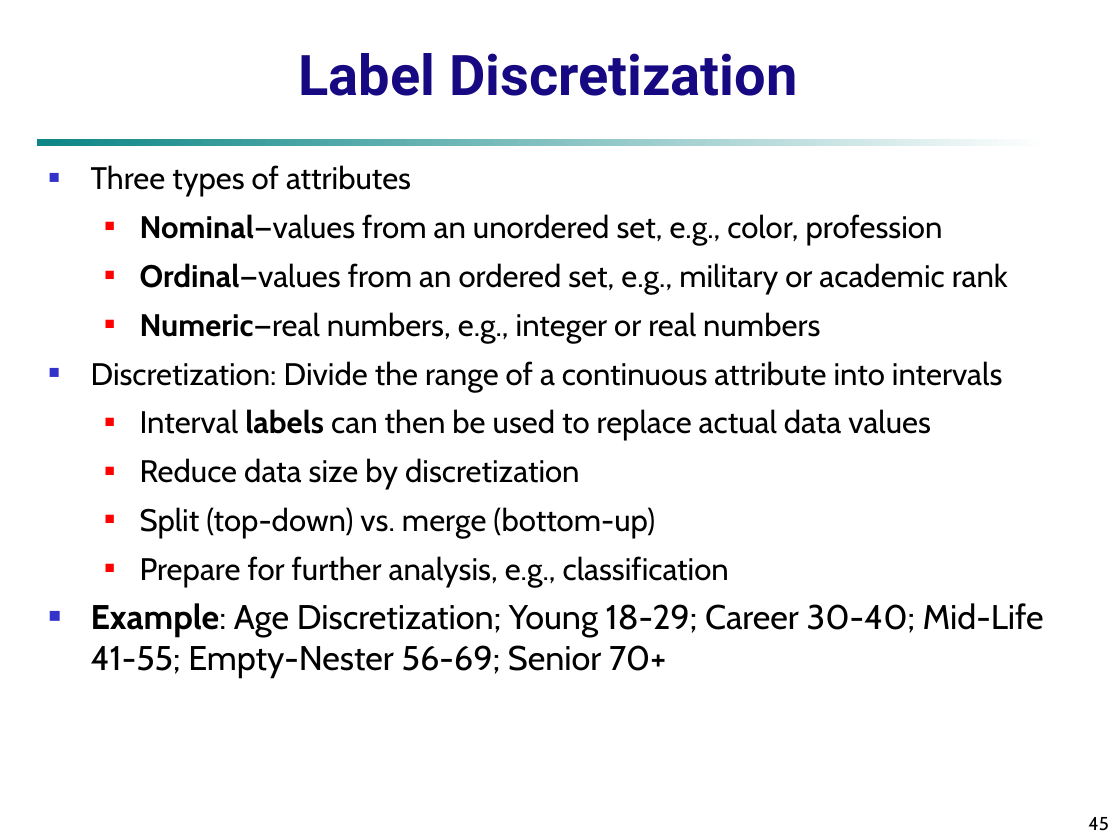
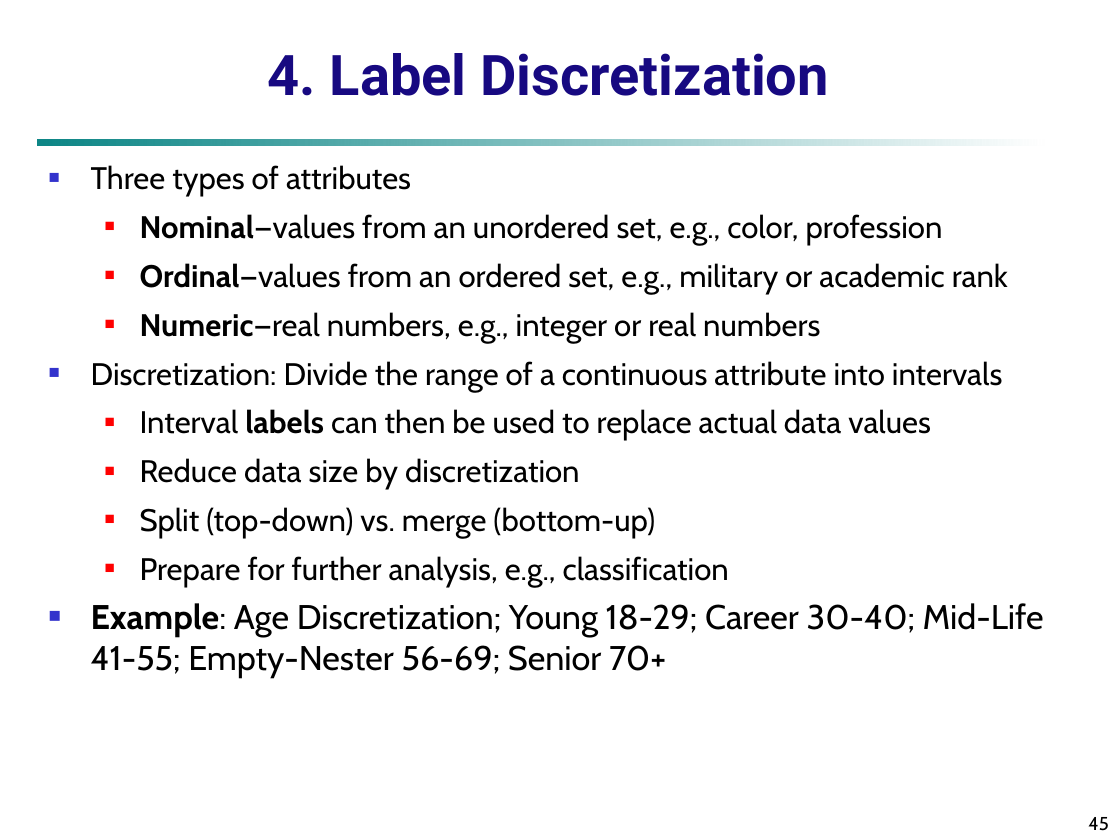
Before and after one commit to mohandesosama/data_warehouse_and_data_mining, a slide deck: slide 45 of Datamining-Slides/03_Preprocessing.ppt. Drawn at 1120x840 pixels with LibreOffice and Linux fonts; fonts in the diff are those of the drawing. Boxes give left, top, right and bottom in pixels: in the first picture for what was removed or moved away, otherwise in the second. Text is boxed around its words. In the diff, an @@ line names an element or a change of style, - is before the commit and + after.

```diff
--- a/Datamining-Slides/03_Preprocessing.ppt
+++ b/Datamining-Slides/03_Preprocessing.ppt
@@ title at bbox=[267, 53, 829, 96]: text changed @@
-Label Discretization
+4. Label Discretization
```
Also in this commit, not shown: 4 other slides changed.
